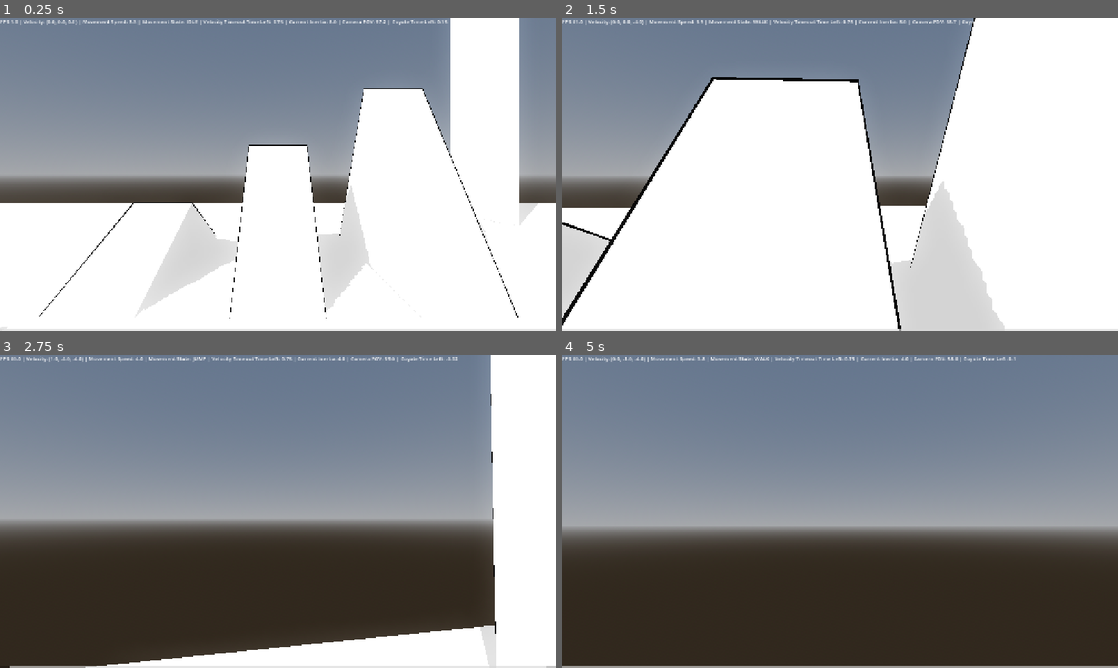
Above: before the commit, frames 1-4 (two rows, left to right).
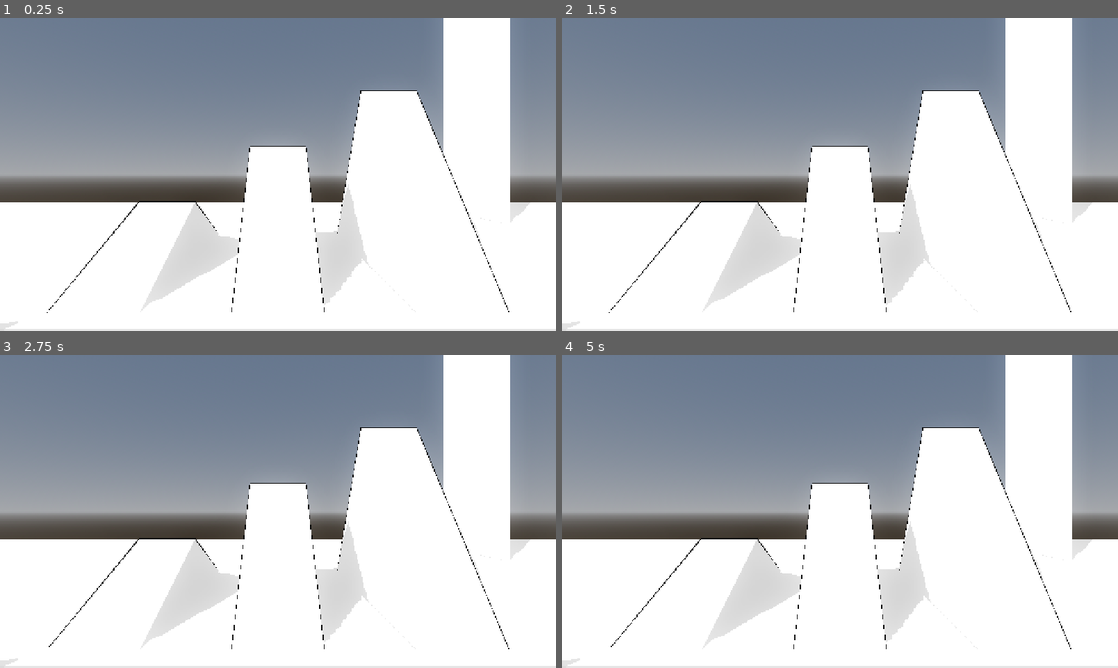
Above: after the commit, the same moments.

Repository: naxemis/multiplayer-fps
Game: Godot game, scene res://scenes/root/root.tscn
Two runs of this game, one before a commit and one after it. Both use one fixed random seed, a clock stepped at 60 frames per second and the inputs below. Before the commit the project starts from res://scenes/root/Root.tscn.
Inputs (mouse positions are in pixels of both pictures, inside the frame that each line leads up to):
- Up to frame 1 (0.25 s): no input
- Up to frame 2 (1.5 s): move the mouse to (867, 174) at 0.52 s; hold Middle mouse button (free_look) 0.53-1.28 s; hold W (forward) from 0.53 s (still down); tap Ctrl (change_wall_jump_direction) at 0.77 s; tap C (slide) at 0.8, 1.35 s; move the mouse to (812, 174) at 1.27 s
- Up to frame 3 (2.75 s): keep holding W (forward); tap Ctrl (change_wall_jump_direction) at 1.52 s; tap Space (jump) at 1.55, 2.1 s; move the mouse to (289, 505) at 2.02 s; hold Middle mouse button (free_look) from 2.03 s (still down)
- Up to frame 4 (5 s): keep holding W (forward); move the mouse to (834, 517) at 2.77 s; release Middle mouse button (free_look) at 2.78 s; tap Middle mouse button (free_look) at 2.85, 4.55 s; tap Ctrl (change_wall_jump_direction) at 3.02, 3.77, 4.52 s; tap C (slide) at 3.05, 4.35 s; move the mouse to (878, 514) at 3.52 s; hold Shift (run) 3.53-4.28 s; tap Space (jump) at 3.8 s; move the mouse to (795, 508) at 4.27 s

The runs differ from the first frame. In frame 1, 4.3% of the frame differs, in the area x 0-100%, y 0-99%; in frame 2, 32%; in frame 3, 52%; in frame 4, 61%, in the area x 0-100%, y 0-100%.

Commit message:
chore(git): ignore .idea directory

Diff:
--- a/scenes/game/player/Player.gd
+++ b/scenes/game/player/Player.gd
@@ -11,9 +11,9 @@
 		self.rotation.y -= event.relative.x * deg_to_rad(mouse_sensitivity)
 
 		# wraps player's body rotation to left and right direction
-		const rotation_min: float = deg_to_rad(0.0)
-		const rotation_max: float = deg_to_rad(360.0)
-		self.rotation.y = wrapf(self.rotation.y, rotation_min, rotation_max)
+		const ROTATION_MIN: float = deg_to_rad(0.0)
+		const ROTATION_MAX: float = deg_to_rad(360.0)
+		self.rotation.y = wrapf(self.rotation.y, ROTATION_MIN, ROTATION_MAX)
 
 var head_rotation: Vector3
 @export var head_rotation_limit: float = 90.0
--- a/scenes/game/player/Player.tscn
+++ b/scenes/game/player/player.tscn
@@ -1,8 +1,38 @@
 [gd_scene load_steps=24 format=3 uid="uid://l2jckejdxgx6"]
 
-[ext_resource type="Script" uid="uid://d03nym67iyak3" path="res://scenes/game/player/player.gd" id="1_0ivw4"]
 [ext_resource type="Shader" uid="uid://d1ma8mcn6kd4k" path="res://shaders/toon.gdshader" id="1_5v8pb"]
 [ext_resource type="Shader" uid="uid://66gadw2ih8wv" path="res://shaders/outline.gdshader" id="1_myayq"]
+
+[sub_resource type="GDScript" id="GDScript_t5cse"]
+script/source = "extends CharacterBody3D
+
+
+const SPEED = 5.0
+const JUMP_VELOCITY = 4.5
+
+
+func _physics_process(delta: float) -> void:
+	# Add the gravity.
+	if not is_on_floor():
+		velocity += get_gravity() * delta
+
+	# Handle jump.
+	if Input.is_action_just_pressed(\"ui_accept\") and is_on_floor():
+		velocity.y = JUMP_VELOCITY
+
+	# Get the input direction and handle the movement/deceleration.
+	# As good practice, you should replace UI actions with custom gameplay actions.
+	var input_dir := Input.get_vector(\"ui_left\", \"ui_right\", \"ui_up\", \"ui_down\")
+	var direction := (transform.basis * Vector3(input_dir.x, 0, input_dir.y)).normalized()
+	if direction:
+		velocity.x = direction.x * SPEED
+		velocity.z = direction.z * SPEED
+	else:
+		velocity.x = move_toward(velocity.x, 0, SPEED)
+		velocity.z = move_toward(velocity.z, 0, SPEED)
+
+	move_and_slide()
+"
 
 [sub_resource type="CapsuleMesh" id="CapsuleMesh_7dslh"]
 radius = 0.25
@@ -359,7 +389,7 @@
 [node name="Player" type="CharacterBody3D"]
 collision_layer = 2
 floor_max_angle = 1.39626
-script = ExtResource("1_0ivw4")
+script = SubResource("GDScript_t5cse")
 
 [node name="Body" type="MeshInstance3D" parent="."]
 transform = Transform3D(1, 0, 0, 0, 1, 0, 0, 0, 1, 0, 0.7, 0)
Not shown, changed: scenes/game/player/Player.gd.uid
Not shown: 1 places in scenes/root/root.tscn that only renumber resources
Not shown, changed: .gitignore
